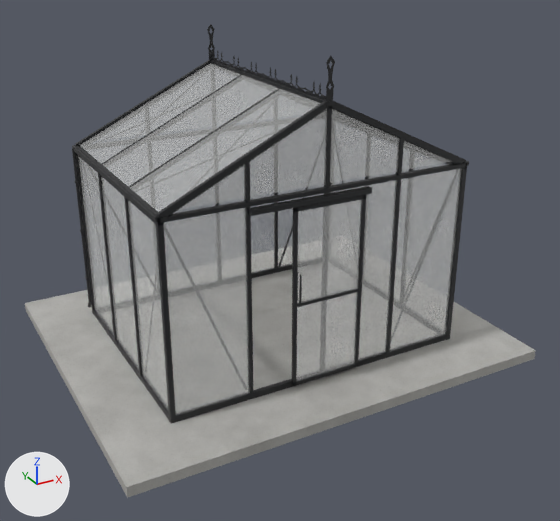
An edit to the glTF model models/scandiglas/sg-rect-10-2-7-9-decor.glb, drawn before and after from the same camera.
Before and after are seen from a camera (50 mm lens) standing at (-3.48, -4.84, 4.06) and looking at (0.02, 1.52, 0.89). Arrows for +X, +Y and +Z are at lower left; the lights stay in place. The first picture is the older version. Vertices at exactly the same position are counted once.

In view in the first picture: 'scandiglas-rect-10-2-7-9-decor'.
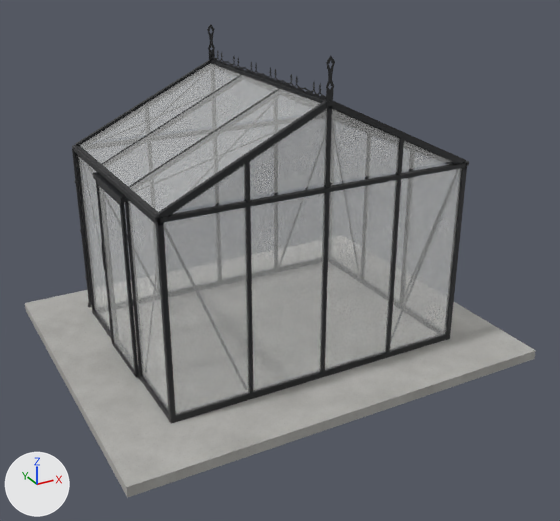
The newer file is also turned or shifted as a whole; pictures and numbers use the older file's frame.

Diff of the bpy script that builds the scene:
```diff
--- a/models/scandiglas/sg-rect-10-2-7-9-decor.glb.py
+++ b/models/scandiglas/sg-rect-10-2-7-9-decor.glb.py
@@ me_scandiglas @@
 # used by ob_scandiglas_rect_10_2_7_9_decor; location = (0.0, 0.0, 0.0)
-me_scandiglas.from_pydata(...)  # 11012 vertices, 21309 faces; spans x -2.19..2.19, y 0.0..3.64, z -0.1..3.05
+me_scandiglas.from_pydata(...)  # 10988 vertices, 21265 faces; spans x -2.19..2.19, y 0.0..3.64, z -0.1..3.05
+# me_scandiglas part 1: the loose piece of 70 vertices spanning x -0.36..0.38, y 0.58..0.61, z 0.03..1.81 is turned -90 degrees about the z axis through its middle, then moved by (-1.6, 1.22, 0.0)
+# me_scandiglas part 2: the loose piece of 24 vertices spanning x -1.55, y 1.45..2.2, z 0.06..1.89 is scaled about its middle by (3.01, 0.0186, 0.153), then moved by (-0.07, 0.32, 0.07), in mat_powder
+# me_scandiglas part 3: the loose piece of 24 vertices spanning x -0.36..0.38, y 0.58..0.61, z 0.85..0.88 is scaled about its middle by (0.0812, 31.6, 1.67), then moved by (-1.6, 1.21, 0.98)
+# me_scandiglas part 4: the loose piece of 24 vertices spanning x -0.32..0.35, y 0.6, z 0.07..1.77 is turned -90 degrees about the z axis through its middle, then moved by (-1.6, 1.22, 0.0)
+# me_scandiglas part 5: the loose piece of 24 vertices spanning x -0.3..-0.29, y 0.56..0.57, z 0.9..1.18 is scaled about its middle by (52.8, 0.333, 6.52), then moved by (-0.09, 0.07, -0.07), in mat_glass (white #fdfefd)
+# me_scandiglas part 6: the loose piece of 24 vertices spanning x -0.78..0.43, y 0.57..0.63, z 1.82..1.87 is deleted
+# me_scandiglas part 7: 20426 kept faces spanning x -2.19..2.19, y 0.0..3.64, z -0.1..3.05 get new texture (UV) coordinates
+# other edits to the shape of me_scandiglas do not show in these pictures
 me_scandiglas.materials.append(mat_concrete)
```

Pixel boxes [x1, y1, x2, y2] of what changed, in the pictures (560 x 521 px; the box of a moved part takes in the faces that stretch with it):
part 1 of me_scandiglas, moved or reshaped: before [292, 195, 366, 386]; after [96, 181, 139, 377]
part 2 of me_scandiglas, moved or reshaped: before [101, 176, 139, 370]; after [101, 243, 105, 270]
part 3 of me_scandiglas, moved or reshaped: before [292, 289, 359, 307]; after [93, 172, 127, 203]
part 4 of me_scandiglas, moved or reshaped: before [296, 200, 362, 381]; after [99, 186, 134, 369]
part 5 of me_scandiglas, moved or reshaped: before [299, 275, 302, 303]; after [251, 193, 325, 392]
part 6 of me_scandiglas, deleted: before [248, 186, 372, 216]
part 7 of me_scandiglas, surface changed: [38, 169, 449, 435] in both
